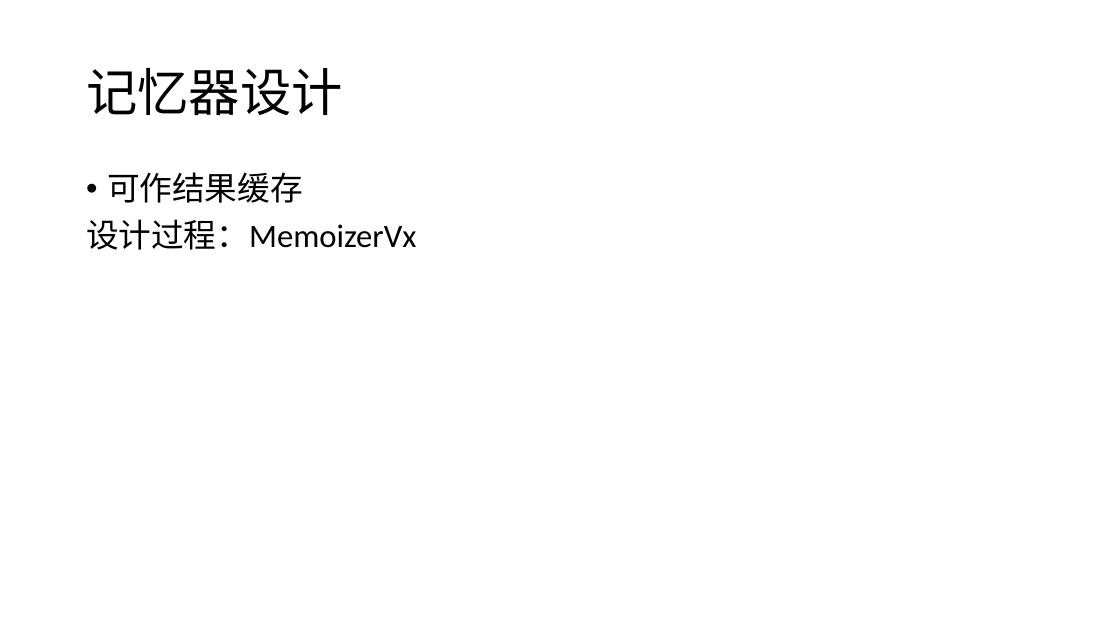
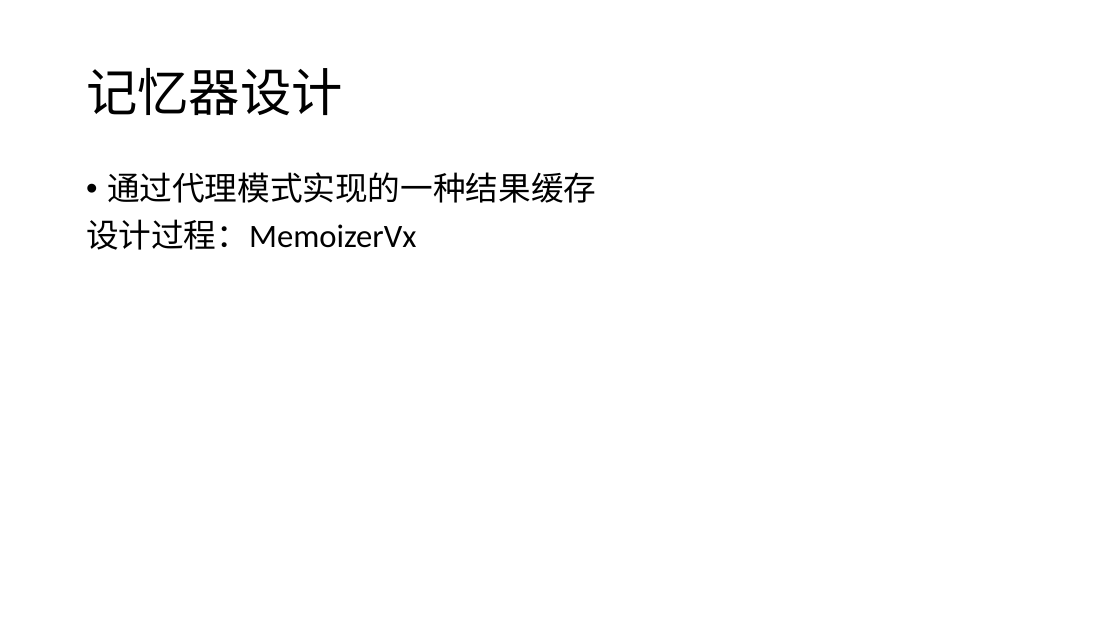
Before and after one commit to GerogeLeon/multithread_demo, a slide deck: slide 34 of JAVA并发编程.pptx. Drawn at 1120x630 pixels with LibreOffice and Linux fonts; fonts in the diff are those of the drawing. Boxes give left, top, right and bottom in pixels: in the first picture for what was removed or moved away, otherwise in the second. Text is boxed around its words. In the diff, an @@ line names an element or a change of style, - is before the commit and + after.

```diff
--- a/JAVA并发编程.pptx
+++ b/JAVA并发编程.pptx
@@ text at [107, 172, 596, 203]: text changed @@
-• 可作结果缓存
+• 通过代理模式实现的一种结果缓存
```
Also in this commit, not shown: 1 other slide changed, 1 other file.
